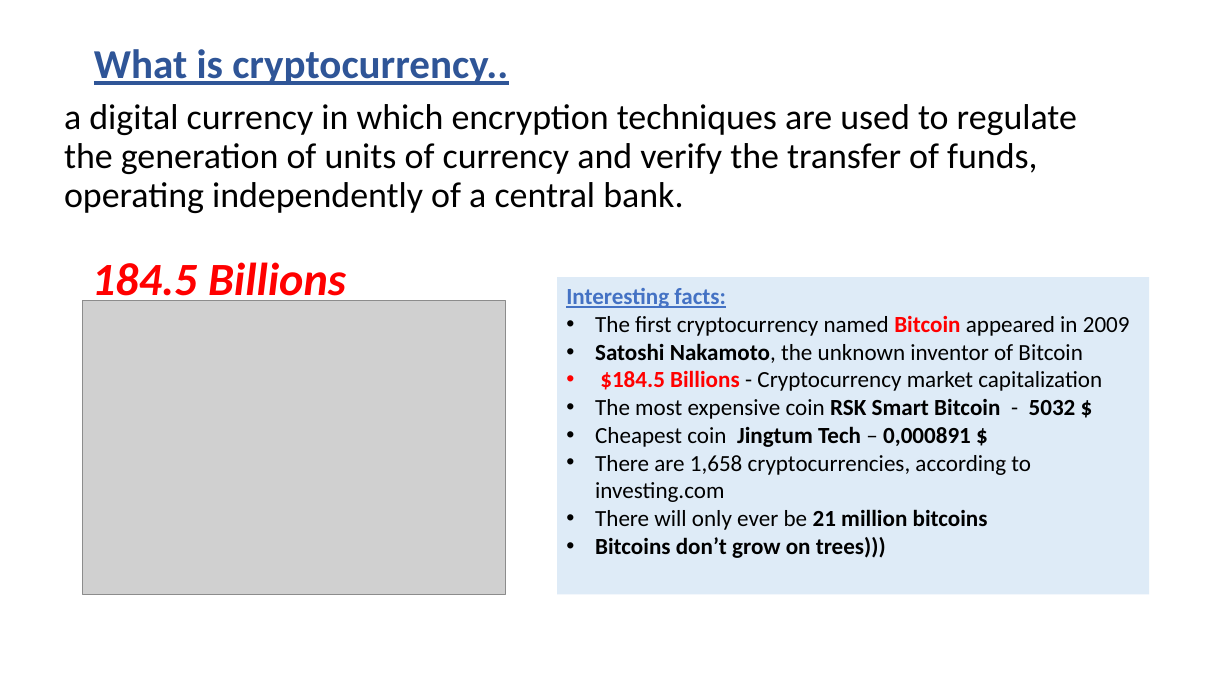
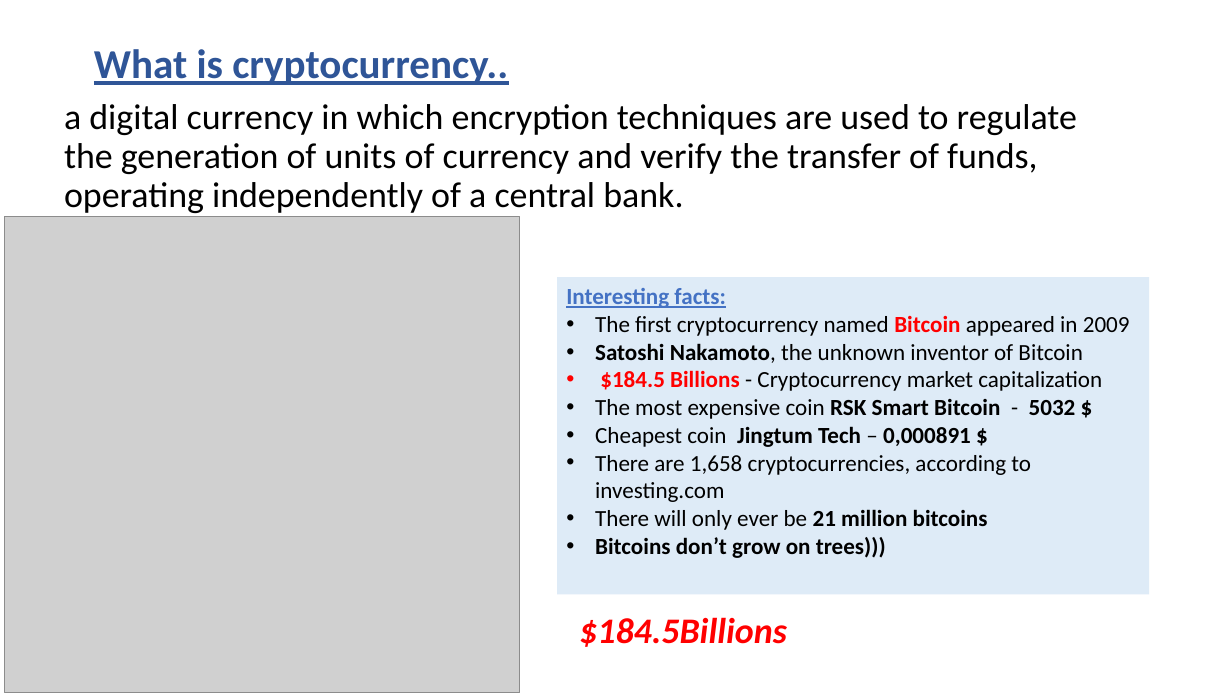
Before and after one commit to SmirnovaAlina/-Cryptocurrency_analysis-_project, a slide deck: slide 2 of Cryptoproject.pptx. Drawn at 1232x693 pixels with LibreOffice and Linux fonts; fonts in the diff are those of the drawing; grey boxes stand for pictures. Boxes give left, top, right and bottom in pixels: in the first picture for what was removed or moved away, otherwise in the second. Text is boxed around its words. In the diff, an @@ line names an element or a change of style, - is before the commit and + after.

```diff
--- a/Cryptoproject.pptx
+++ b/Cryptoproject.pptx
@@ picture: place and size @@
-picture at box(82, 301, 506, 595)
+picture at box(5, 216, 520, 693)
@@ text at box(579, 617, 787, 647): text changed; size 36 to 28 pt @@
-184.5 Billions
+$184.5Billions
```
Also in this commit, not shown: 3 other files.
